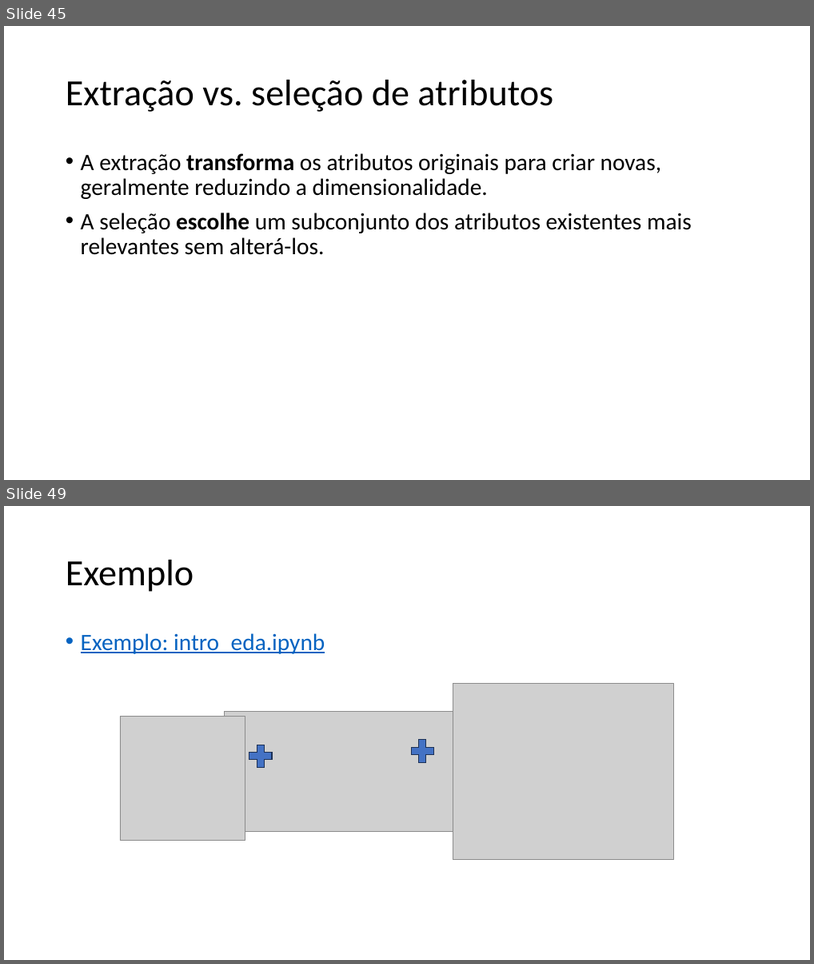
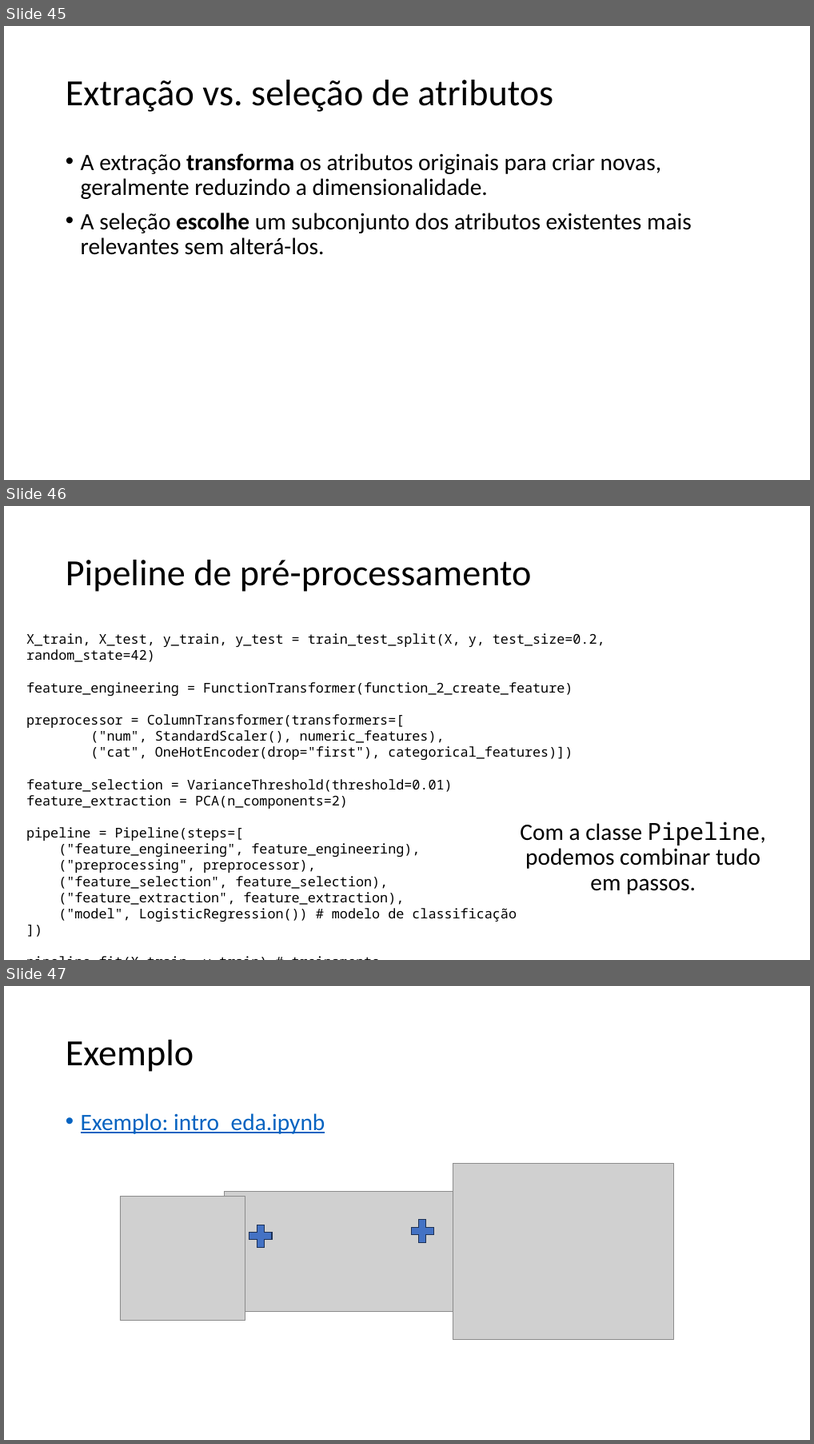
Before and after one commit to zz4fap/c24_inteligencia_artificial, a slide deck: slides/C24_Transformações.pptx. Shown one above the other, each under a label of ours: slides 45 and 49 before the commit, slides 45, 46 and 47 after it; the slides between them are not shown. The pictures are 814x964 and 814x1444 pixels, drawn with LibreOffice and Linux fonts; fonts in the diff are those of the drawing; grey boxes stand for pictures. Boxes give left, top, right and bottom in pixels: in the first picture for what was removed or moved away, otherwise in the second. Text is boxed around its words. In the diff, an @@ line names an element or a change of style, - is before the commit and + after.

```diff
--- a/slides/C24_Transformações.pptx
+++ b/slides/C24_Transformações.pptx
@@ slide 46 added at (4,506,810,960), background #FFFFFF @@
@@ title added at (66,560,532,592), 44 pt, text #000000 @@
+Pipeline de pré-processamento
@@ text added at (26,633,606,921), 16 pt, text #000000 @@
+X_train, X_test, y_train, y_test = train_test_split(X, y, test_size=0.2, random_state=42)
+feature_engineering = FunctionTransformer(function_2_create_feature)
+preprocessor = ColumnTransformer(transformers=[
+("num", StandardScaler(), numeric_features),
+("cat", OneHotEncoder(drop="first"), categorical_features)])
+feature_selection = VarianceThreshold(threshold=0.01)
+feature_extraction = PCA(n_components=2)
+pipeline = Pipeline(steps=[
+("feature_engineering", feature_engineering),
+("preprocessing", preprocessor),
+("feature_selection", feature_selection),
+("feature_extraction", feature_extraction),
+("model", LogisticRegression()) # modelo de classificação
+])
+pipeline.fit(X_train, y_train) # treinamento
@@ text added at (520,821,766,894), 28 pt, text #000000 @@
+Com a classe Pipeline, podemos combinar tudo em passos.
@@ what was slide 49 is now slide 47 @@
```
Also in this commit, not shown: 6 slides changed, 1 other slide added, 4 slides removed.
